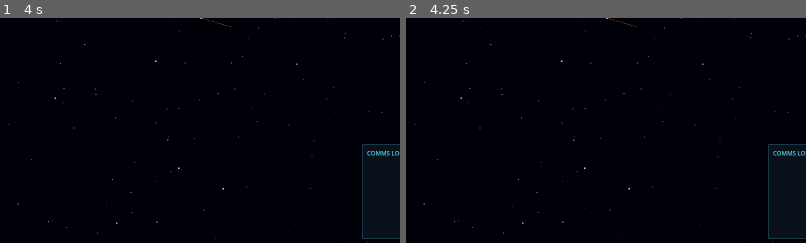
Above: before the commit, frames 1-2 (left to right).
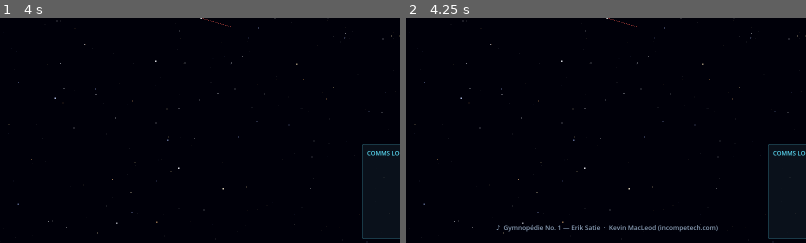
Above: after the commit, the same moments.

Repository: irigi/SpaceTrains
Game: Godot game, scene res://scenes/Main.tscn
The game is run twice, just before and just after one commit, with the same random seed, the same clock (stepped at 60 frames per second) and the same inputs.
Inputs (mouse positions are % of the whole screen's width and height, from its top left):
- Up to frame 1 (4 s): click (10, 17) at 0.52 s; type "12" at 0.6 s; click "10m/s" at 1.25 s; click "1h/s" at 2 s; click "6h/s" at 2.75 s; click "1d/s" at 3.5 s
- Up to frame 2 (4.25 s): no input
The pictures show only the part of the screen within x 25-75%, y 50-100%; the shares and areas given below are measured in that part.

Frame 1 is identical in both runs. In frame 2, 0.7% of the frame differs, in the area x 22-78%, y 92-96%.

Commit message:
Music player: shuffled quiet/classical decks, gaps, fade-in, now-playing note, N / Shift+N / [ ] keys
Co-Authored-By: Claude Opus 5.5 <noreply@anthropic.com>
Claude-Session: https://claude.ai/code/session_01QuxsPY2NNWcxVo5j322Ado

Diff:
--- a/godot/scripts/Main.gd
+++ b/godot/scripts/Main.gd
@@ -202,8 +202,18 @@
             ship_metres_to_world = POSITION_SCALE * maxf(float(arg.trim_prefix("--model-scale=")), 1.0e-3)
         if arg.begins_with("--shot-tour="):
             add_child(load("res://scripts/ShotTour.gd").new())
+    _start_music()
     if bridge_started:
         _set_status("Starting bridge…\n%s" % executable_path)
+
+# Background music (Music.gd), except in shot tours, headless runs and with --no-music.
+func _start_music() -> void:
+    if _print_status or DisplayServer.get_name() == "headless" or "--no-music" in OS.get_cmdline_user_args():
+        return
+    var music: Node = load("res://scripts/Music.gd").new()
+    music.name = "Music"
+    music.setup(ui_root)
+    add_child(music)
 
 func _setup_ui() -> void:
     ui_root = Control.new()
--- /dev/null
+++ b/godot/scripts/Music.gd
@@ -0,0 +1,258 @@
+# Background music: the tracks in assets/music/manifest.csv, played on their own "Music" bus.
+# Two shuffled decks (quiet and classical, the manifest's mood column): QUIET_PER_CLASSICAL quiet
+# tracks, then one classical, with no repeat until a deck is used up. Silence between tracks,
+# a fade-in, a short "now playing" note. N: next track, Shift+N: music off/on, [ / ]: volume
+# (by key position: the two keys right of P). The setting is kept in user://settings.cfg.
+# Main leaves it out in shot tours, headless runs and with --no-music; --music-log prints each start.
+extends Node
+
+const UiTheme := preload("res://scripts/ui/UiTheme.gd")
+
+const MUSIC_DIR := "res://assets/music"
+const SETTINGS_PATH := "user://settings.cfg"
+const BUS_NAME := "Music"
+const QUIET_PER_CLASSICAL := 2
+const FIRST_DELAY_S := 4.0
+const GAP_MIN_S := 20.0
+const GAP_MAX_S := 60.0
+const SKIP_GAP_S := 1.0
+const FADE_IN_S := 2.0
+const FADE_OUT_S := 1.5
+const FADE_FLOOR_DB := -40.0
+const NOTE_SHOW_S := 8.0
+const NOTE_FADE_S := 1.0
+const VOLUME_STEP := 0.1
+const DEFAULT_VOLUME := 0.6
+
+var tracks: Array[Dictionary] = []  # manifest rows: file, title, composer, performer, mood, gain_db
+var decks := {"quiet": [], "classical": []}  # indices into tracks, drawn from the back
+var quiet_since_classical := 0
+var last_index := -1
+var current := -1
+var volume := DEFAULT_VOLUME
+var enabled := true
+var log_starts := false
+
+var player: AudioStreamPlayer
+var gap_timer: Timer
+var fade: Tween
+var note: Label
+var note_tween: Tween
+
+func setup(ui_root: Control) -> void:
+    note = Label.new()
+    note.name = "NowPlaying"
+    note.set_anchors_and_offsets_preset(Control.PRESET_CENTER_BOTTOM)
+    note.offset_top = -40.0
+    note.offset_bottom = -16.0
+    note.grow_horizontal = Control.GROW_DIRECTION_BOTH
+    note.horizontal_alignment = HORIZONTAL_ALIGNMENT_CENTER
+    note.add_theme_color_override("font_color", UiTheme.TEXT_DIM)
+    note.mouse_filter = Control.MOUSE_FILTER_IGNORE
+    note.visible = false
+    ui_root.add_child(note)
+
+func _ready() -> void:
+    log_starts = "--music-log" in OS.get_cmdline_user_args()
+    _load_settings()
+    _load_manifest()
+    _ensure_bus()
+    player = AudioStreamPlayer.new()
+    player.bus = BUS_NAME
+    player.finished.connect(_on_track_finished)
+    add_child(player)
+    gap_timer = Timer.new()
+    gap_timer.one_shot = true
+    gap_timer.timeout.connect(_play_next)
+    add_child(gap_timer)
+    _apply_volume()
+    if enabled and not tracks.is_empty():
+        gap_timer.start(FIRST_DELAY_S)
+
+func _unhandled_input(event: InputEvent) -> void:
+    if not (event is InputEventKey and event.pressed and not event.echo):
+        return
+    if event.keycode == KEY_N and event.shift_pressed:
+        _set_enabled(not enabled)
+    elif event.keycode == KEY_N:
+        if enabled:
+            _skip()
+    elif event.physical_keycode == KEY_BRACKETLEFT:
+        _change_volume(-VOLUME_STEP)
+    elif event.physical_keycode == KEY_BRACKETRIGHT:
+        _change_volume(VOLUME_STEP)
+    else:
+        return
+    get_viewport().set_input_as_handled()
+
+# --- Playlist ---
+
+func _next_index() -> int:
+    var mood := "quiet"
+    if quiet_since_classical >= QUIET_PER_CLASSICAL or _mood_count("quiet") == 0:
+        mood = "classical"
+    if _mood_count(mood) == 0:
+        mood = "quiet"
+    if decks[mood].is_empty():
+        decks[mood] = _shuffled(mood)
+    var index: int = decks[mood].pop_back()
+    quiet_since_classical = 0 if mood == "classical" else quiet_since_classical + 1
+    return index
+
+func _shuffled(mood: String) -> Array:
+    var deck := []
+    for i in tracks.size():
+        if tracks[i]["mood"] == mood:
+            deck.append(i)
+    deck.shuffle()
+    # The deck is drawn from the back: don't start a new deck with the track just played.
+    if deck.size() > 1 and deck.back() == last_index:
+        deck.push_front(deck.pop_back())
+    return deck
+
+func _mood_count(mood: String) -> int:
+    var count := 0
+    for track in tracks:
+        if track["mood"] == mood:
+            count += 1
+    return count
+
+func _play_next() -> void:
+    if not enabled or tracks.is_empty():
+        return
+    var index := _next_index()
+    var track: Dictionary = tracks[index]
+    var stream := _load_stream(track["file"])
+    if stream == null:
+        # A missing or unreadable file (e.g. a clone without Git LFS): drop it and go on.
+        push_warning("Music: cannot load %s, skipped" % track["file"])
+        tracks.remove_at(index)
+        decks = {"quiet": [], "classical": []}
+        last_index = -1
+        if not tracks.is_empty():
+            _play_next.call_deferred()
+        return
+    current = index
+    last_index = index
+    player.stream = stream
+    var gain := float(track["gain_db"])
+    player.volume_db = gain + FADE_FLOOR_DB
+    player.play()
+    _start_fade(gain, FADE_IN_S)
+    _show_note("♪  %s — %s  ·  %s" % [track["title"], track["composer"], track["performer"]])
+    if log_starts:
+        print("[Music] %s (%s, gain %.1f dB, %.0f s)" % [track["file"], track["mood"], gain, stream.get_length()])
+
+func _on_track_finished() -> void:
+    current = -1
+    if enabled:
+        gap_timer.start(randf_range(GAP_MIN_S, GAP_MAX_S))
+
+func _skip() -> void:
+    gap_timer.stop()
+    if not player.playing:
+        _play_next()
+        return
+    _start_fade(player.volume_db + FADE_FLOOR_DB, FADE_OUT_S)
+    fade.tween_callback(func() -> void:
+        player.stop()
+        current = -1
+        gap_timer.start(SKIP_GAP_S))
+
+func _set_enabled(on: bool) -> void:
+    enabled = on
+    _save_settings()
+    gap_timer.stop()
+    if on:
+        _show_note("♪  Music on")
+        gap_timer.start(SKIP_GAP_S)
+    else:
+        _show_note("♪  Music off   (Shift+N to turn on)")
+        if player.playing:
+            _start_fade(player.volume_db + FADE_FLOOR_DB, FADE_OUT_S)
+            fade.tween_callback(func() -> void:
+                player.stop()
+                current = -1)
+
+func _start_fade(target_db: float, seconds: float) -> void:
+    if fade != null and fade.is_valid():
+        fade.kill()
+    fade = create_tween()
+    fade.tween_property(player, "volume_db", target_db, seconds)
+
+# --- Volume and settings ---
+
+func _change_volume(delta: float) -> void:
+    volume = clampf(snappedf(volume + delta, VOLUME_STEP), 0.0, 1.0)
+    _apply_volume()
+    _save_settings()
+    _show_note("♪  Music volume %d %%" % roundi(volume * 100.0))
+
+func _apply_volume() -> void:
+    var bus := AudioServer.get_bus_index(BUS_NAME)
+    AudioServer.set_bus_mute(bus, volume <= 0.0)
+    AudioServer.set_bus_volume_db(bus, linear_to_db(maxf(volume, 0.001)))
+
+func _ensure_bus() -> void:
+    if AudioServer.get_bus_index(BUS_NAME) >= 0:
+        return
+    AudioServer.add_bus()
+    var bus := AudioServer.bus_count - 1
+    AudioServer.set_bus_name(bus, BUS_NAME)
+    AudioServer.set_bus_send(bus, "Master")
+
+func _load_settings() -> void:
+    var config := ConfigFile.new()
+    if config.load(SETTINGS_PATH) == OK:
+        volume = clampf(float(config.get_value("music", "volume", DEFAULT_VOLUME)), 0.0, 1.0)
+        enabled = bool(config.get_value("music", "enabled", true))
+
+func _save_settings() -> void:
+    var config := ConfigFile.new()
+    config.load(SETTINGS_PATH)  # keep other sections
+    config.set_value("music", "volume", volume)
+    config.set_value("music", "enabled", enabled)
+    config.save(SETTINGS_PATH)
+
+# --- Files ---
+
+func _load_manifest() -> void:
+    var file := FileAccess.open(MUSIC_DIR.path_join("manifest.csv"), FileAccess.READ)
+    if file == null:
+        push_warning("Music: no manifest at %s" % MUSIC_DIR)
+        return
+    var header := file.get_csv_line()
+    while not file.eof_reached():
+        var line := file.get_csv_line()
+        if line.size() != header.size():
+            continue
+        var row := {}
+        for i in header.size():
+            row[header[i]] = line[i]
+        if row.get("mood", "") not in ["quiet", "classical"]:
+            row["mood"] = "quiet"
+        tracks.append(row)
+
+func _load_stream(file_name: String) -> AudioStream:
+    var path := MUSIC_DIR.path_join(file_name)
+    if ResourceLoader.exists(path):
+        return load(path)
+    # Not imported (the project was not opened in the editor since the file came): read it directly.
+    if FileAccess.file_exists(path):
+        return AudioStreamOggVorbis.load_from_file(ProjectSettings.globalize_path(path))
+    return null
+
+# --- Now-playing note ---
+
+func _show_note(text: String) -> void:
+    if note == null:
+        return
+    if note_tween != null and note_tween.is_valid():
+        note_tween.kill()
+    note.text = text
+    note.modulate.a = 1.0
+    note.visible = true
+    note_tween = create_tween()
+    note_tween.tween_interval(NOTE_SHOW_S)
+    note_tween.tween_property(note, "modulate:a", 0.0, NOTE_FADE_S)
+    note_tween.tween_callback(note.hide)
--- a/godot/scripts/ui/KeyBindings.gd
+++ b/godot/scripts/ui/KeyBindings.gd
@@ -19,6 +19,8 @@
     {"group": "Panels", "keys": "S", "inputs": [KEY_S], "action": "Statistics: money by account and source, with history"},
     {"group": "Panels", "keys": "H", "inputs": [KEY_H], "action": "This list of key bindings"},
     {"group": "Panels", "keys": "Esc", "inputs": [KEY_ESCAPE], "action": "Close the open panel"},
+    {"group": "Music", "keys": "N", "inputs": [KEY_N], "action": "Next track (Shift+N: music off / on)"},
+    {"group": "Music", "keys": "[ / ]", "inputs": [KEY_BRACKETLEFT, KEY_BRACKETRIGHT], "action": "Music volume down / up (the two keys right of P)"},
     {"group": "Game", "keys": "F5", "inputs": [KEY_F5], "action": "Quick save"},
     {"group": "Game", "keys": "F9", "inputs": [KEY_F9], "action": "Quick load"},
     {"group": "Debug", "keys": "F10", "inputs": [KEY_F10], "action": "Print the map state to the console"},
Not shown, added: godot/assets/music/manifest.csv.import
Not shown, changed: docs/modules/ui_observer.md
Not shown, changed: docs/plans/music.md
